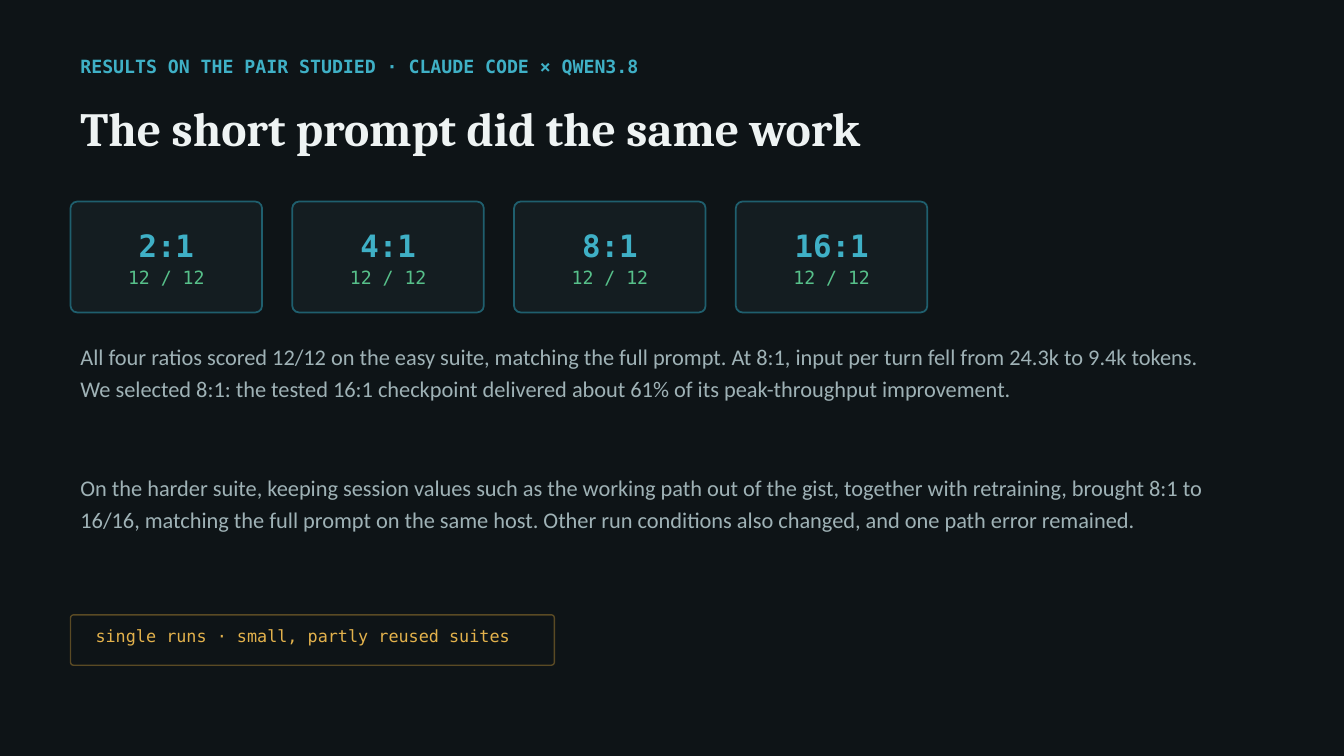
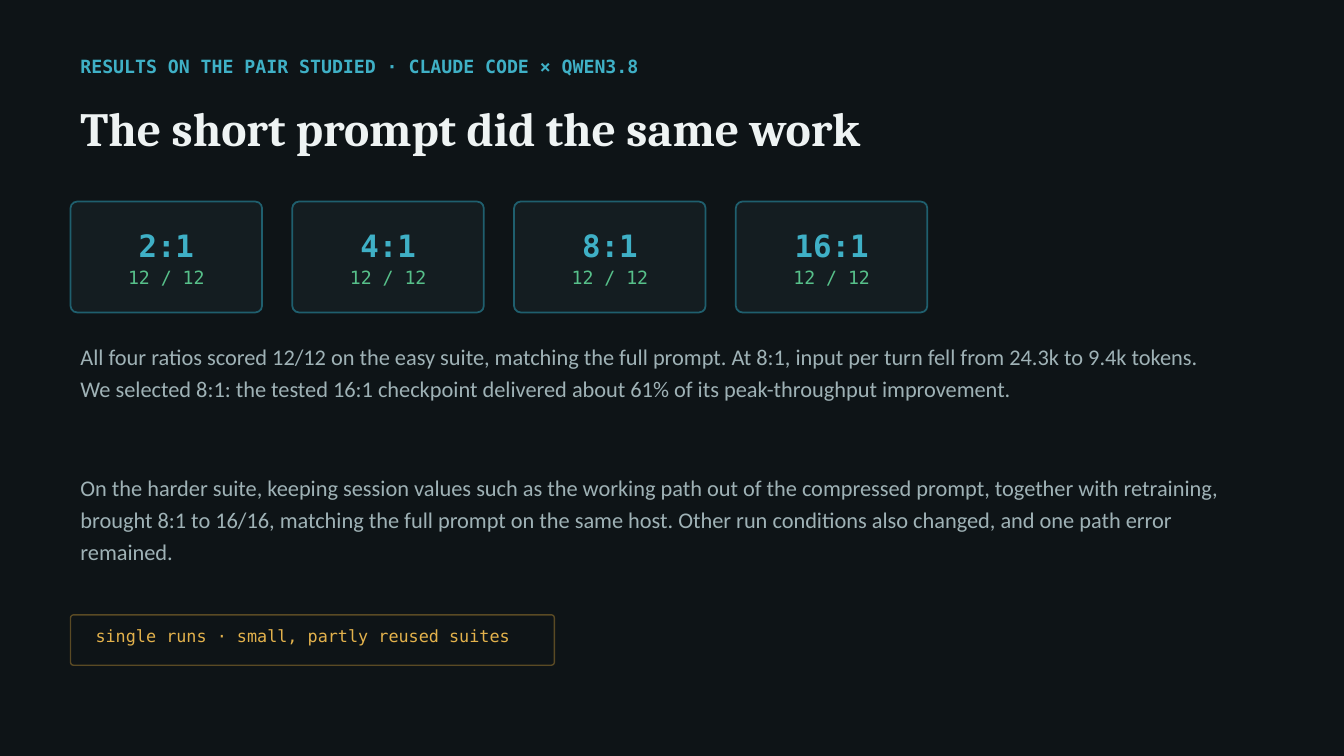
Before and after one commit to arunmenon/gisting-coding-agent, a slide deck: slide 5 of Gisting-CTO-deck.pptx. Drawn at 1344x756 pixels with LibreOffice and Linux fonts; fonts in the diff are those of the drawing. Boxes give left, top, right and bottom in pixels: in the first picture for what was removed or moved away, otherwise in the second. Text is boxed around its words. In the diff, an @@ line names an element or a change of style, - is before the commit and + after.

```diff
--- a/Gisting-CTO-deck.pptx
+++ b/Gisting-CTO-deck.pptx
@@ text at [80,480,1218,560]: text changed @@
-On the harder suite, keeping session values such as the working path out of the gist, together with retraining, brought 8:1 to 16/16, matching the full prompt on the same host. Other run conditions also changed, and one path error remained.
+On the harder suite, keeping session values such as the working path out of the compressed prompt, together with retraining, brought 8:1 to 16/16, matching the full prompt on the same host. Other run conditions also changed, and one path error remained.
```
Also in this commit, not shown: 10 other slides changed, 4 other files.
